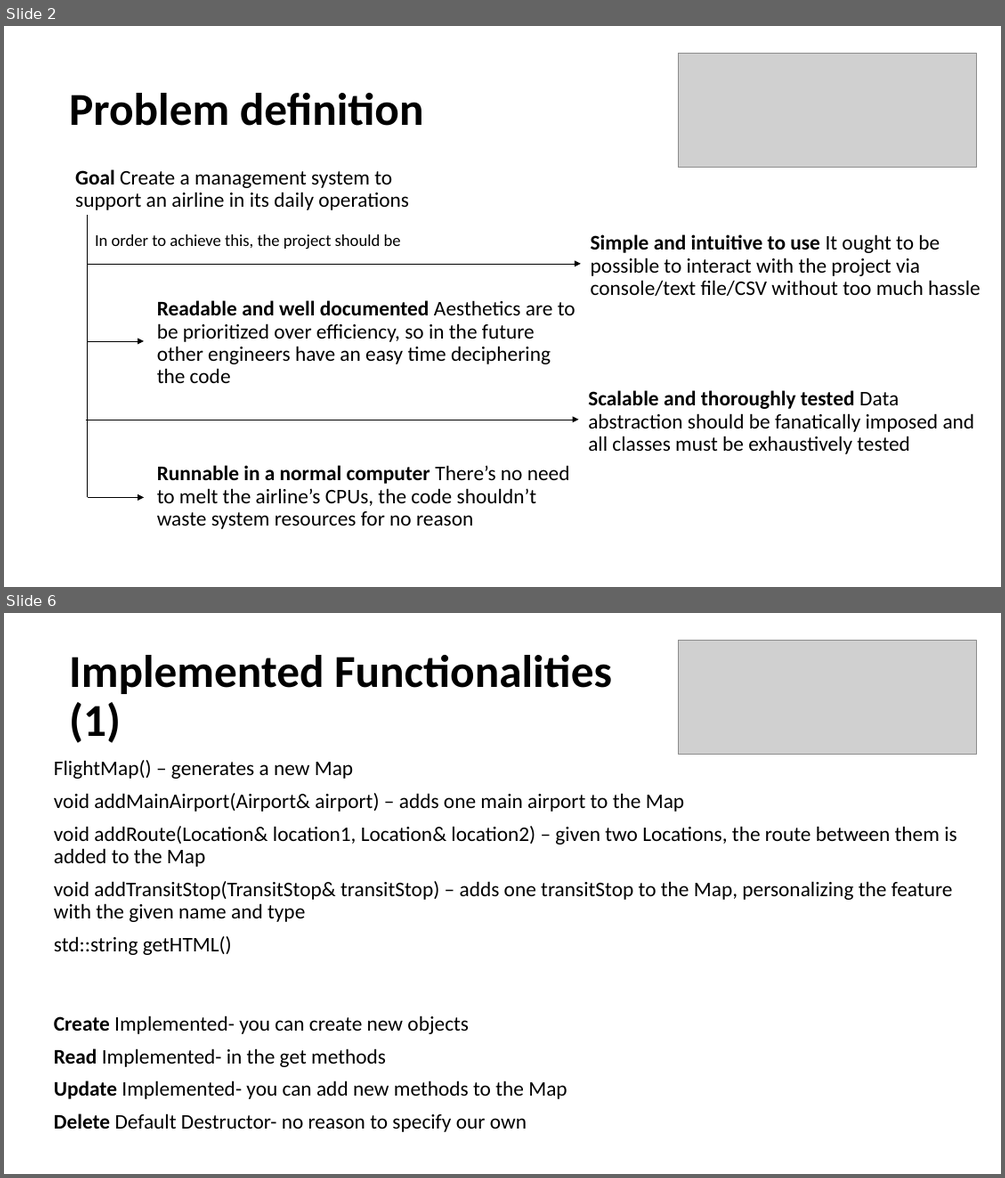
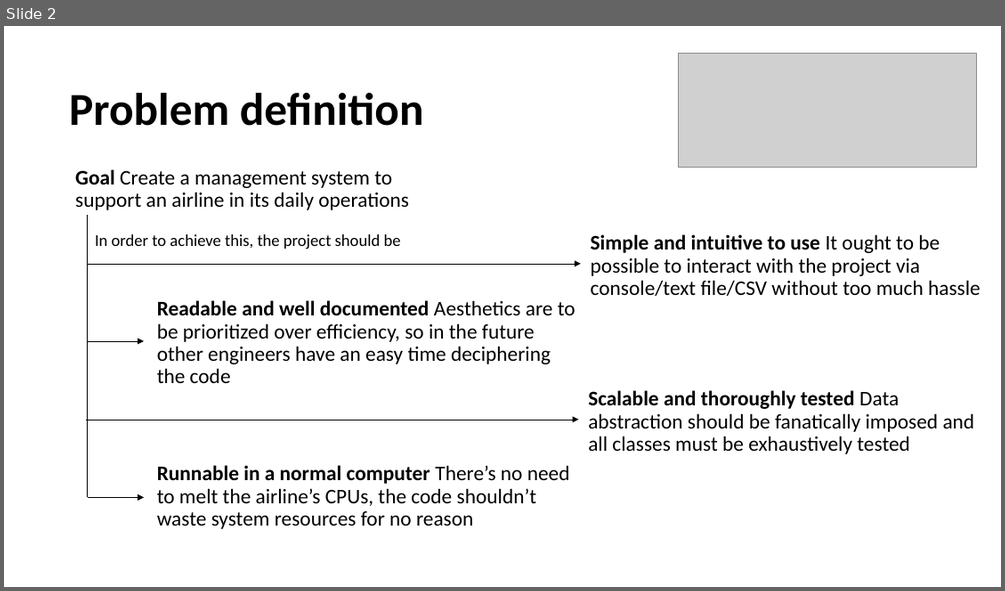
Before and after one commit to gpe0/AED-1, a slide deck: Airline_Information_Management.pptx. Shown one above the other, each under a label of ours: slides 2 and 6 before the commit, slide 2 after it; the slides between them are not shown. The pictures are 1005x1178 and 1005x591 pixels, drawn with LibreOffice and Linux fonts; fonts in the diff are those of the drawing; grey boxes stand for pictures. Boxes give left, top, right and bottom in pixels: in the first picture for what was removed or moved away, otherwise in the second. Text is boxed around its words. In the diff, an @@ line names an element or a change of style, - is before the commit and + after.

```diff
--- a/Airline_Information_Management.pptx
+++ b/Airline_Information_Management.pptx
@@ slide 6 removed at box(4, 613, 1001, 1174), background #FFFFFF @@
@@ text removed at box(69, 655, 612, 743) @@
-Implemented Functionalities (1)
@@ picture removed at box(679, 640, 976, 755) @@
@@ text removed at box(54, 760, 956, 955) @@
-FlightMap() – generates a new Map
-void addMainAirport(Airport& airport) – adds one main airport to the Map
-void addRoute(Location& location1, Location& location2) – given two Locations, the route between them is added to the Map
-void addTransitStop(TransitStop& transitStop) – adds one transitStop to the Map, personalizing the feature with the given name and type
-std::string getHTML()
@@ text removed at box(54, 1015, 566, 1132) @@
-Create Implemented- you can create new objects
-Read Implemented- in the get methods
-Update Implemented- you can add new methods to the Map
-Delete Default Destructor- no reason to specify our own
```
Also in this commit, not shown: 2 slides changed, 4 slides added, 4 other slides removed.
